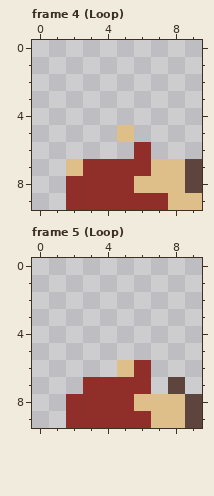
File history of a pixel-art file, Assets/Art/Characters/characters.aseprite. The picture above is the old version.
10x10 pixels, 5 frames. Shown: frame 4 (Loop), frame 5 (Loop). The commit also changed other frames, which this record leaves out.
The same view after the edit:
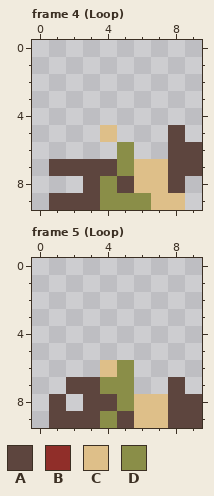
Palette (. is transparent): A #5d453e  B #902e29  C #debf89  D #8a8e48
The exact change:
layer "hunter" added
layer "novelist" now hidden
Changed rows in their new state; - is an unchanged pixel.
Frame 4 (Loop):
first column x 1:
 5 ---C.--A-
 6 ----D.-AA
 7 AAAADC-A-
 8 -.ADA--A.
 9 AAADDDC-.
Frame 5 (Loop):
first column x 1:
 6 ---CD.--
 7 -AADD.--
 8 A.AAD--A
 9 AAADAC-A
